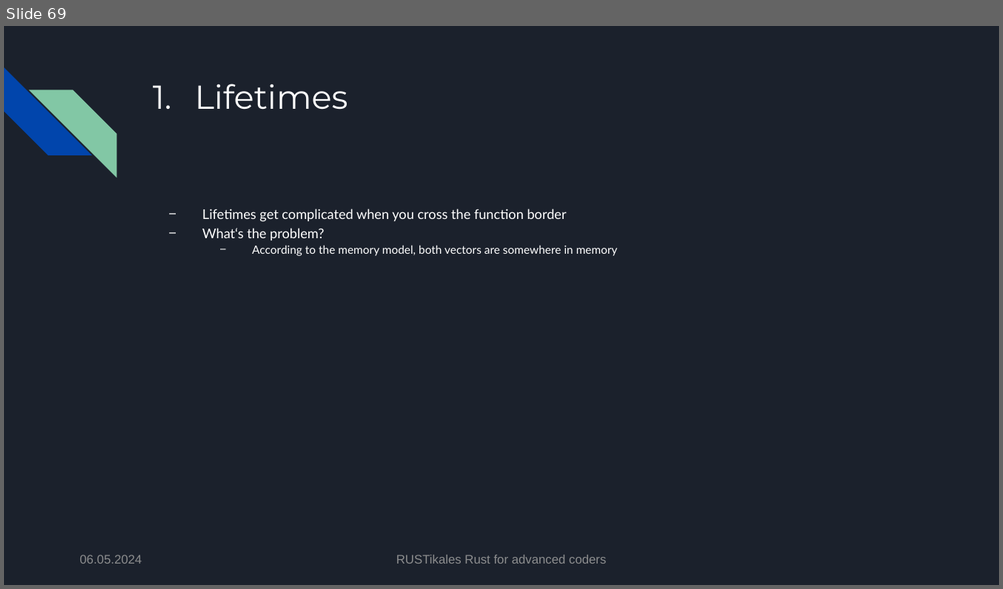
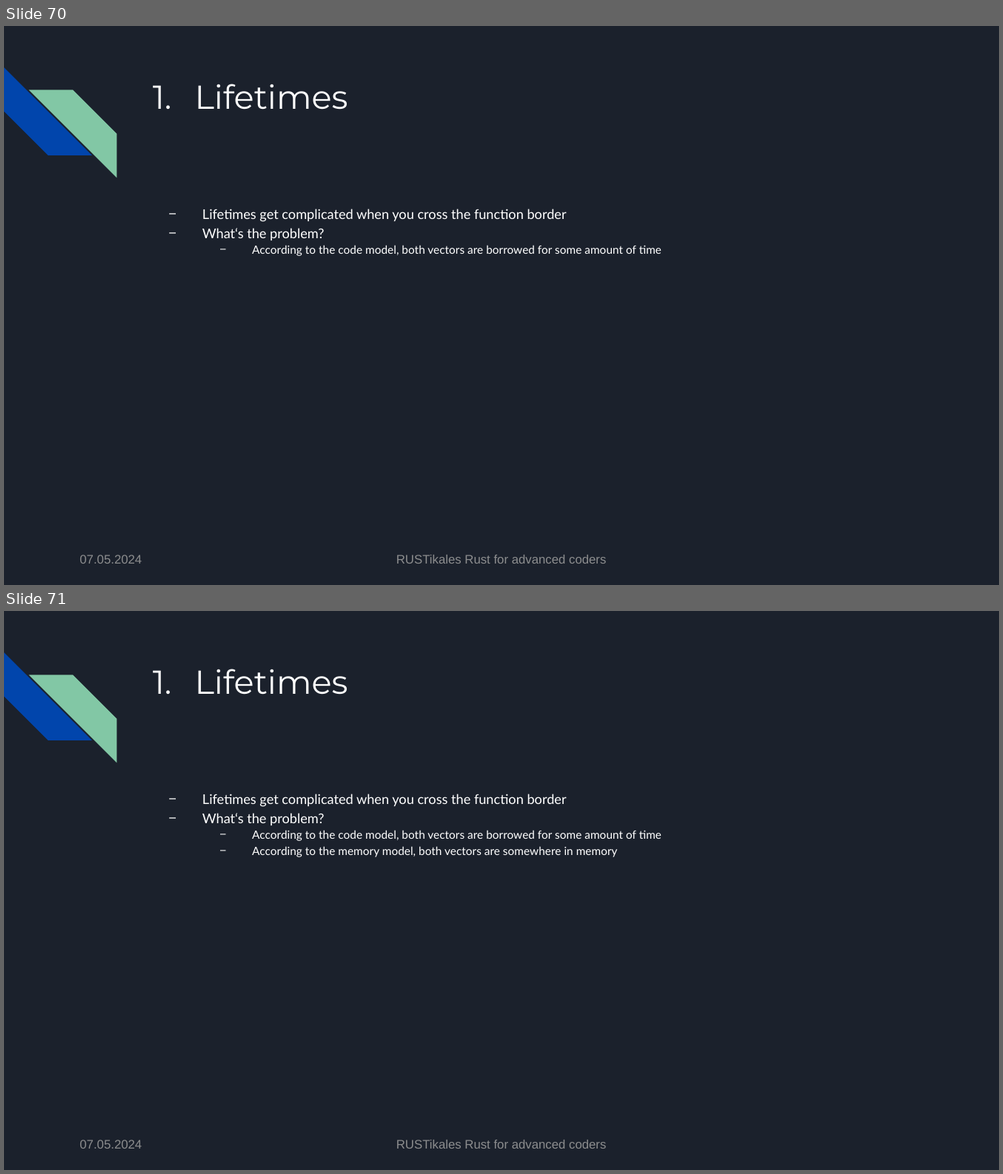
Before and after one commit to pfhaupt/progkurs, a slide deck: rust-advanced/02 - Lifetimes/02 - original.pptx. Shown one above the other, each under a label of ours: slide 69 before the commit, slides 70 and 71 after it. The pictures are 1003x589 and 1003x1174 pixels, drawn with LibreOffice and Linux fonts; fonts in the diff are those of the drawing. Boxes give left, top, right and bottom in pixels: in the first picture for what was removed or moved away, otherwise in the second. Text is boxed around its words. In the diff, an @@ line names an element or a change of style, - is before the commit and + after.

```diff
--- a/rust-advanced/02 - Lifetimes/02 - original.pptx
+++ b/rust-advanced/02 - Lifetimes/02 - original.pptx
@@ slide 71 added at (4, 611, 999, 1170), background #1B212C; not listed: 2 template elements that a slide beside it also shows @@
@@ title added at (195, 669, 348, 695), 32 pt, text #FFFFFF @@
+1. Lifetimes
@@ text added at (202, 794, 661, 857), 11 pt, text #FFFFFF @@
+− Lifetimes get complicated when you cross the function border
+− What‘s the problem?
+  − According to the code model, both vectors are borrowed for some amount of time
+  − According to the memory model, both vectors are somewhere in memory
@@ text added at (79, 1140, 142, 1149), 12 pt, text #8D8D8F @@
+07.05.2024
@@ text added at (396, 1140, 606, 1149), 12 pt, text #8D8D8F @@
+RUSTikales Rust for advanced coders
@@ what was slide 69 is now slide 70 @@
@@ slide 70 changed as well @@
@@ text at (252, 245, 661, 256): text changed @@
-  − According to the memory model, both vectors are somewhere in memory
+  − According to the code model, both vectors are borrowed for some amount of time
@@ text at (79, 555, 142, 564): text changed @@
-06.05.2024
+07.05.2024
```
Also in this commit, not shown: 128 other slides changed, 8 other slides added, 1 other file.
